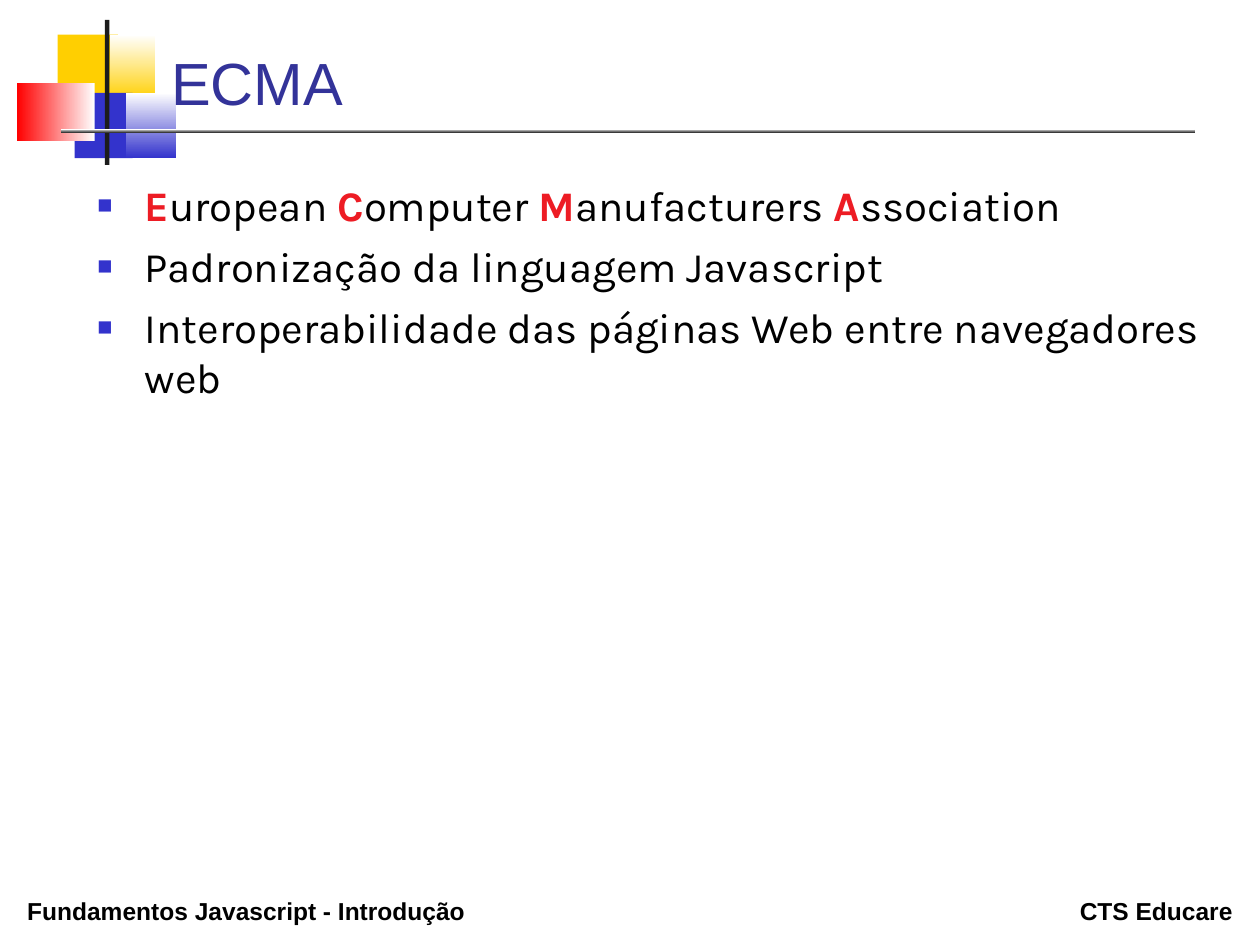
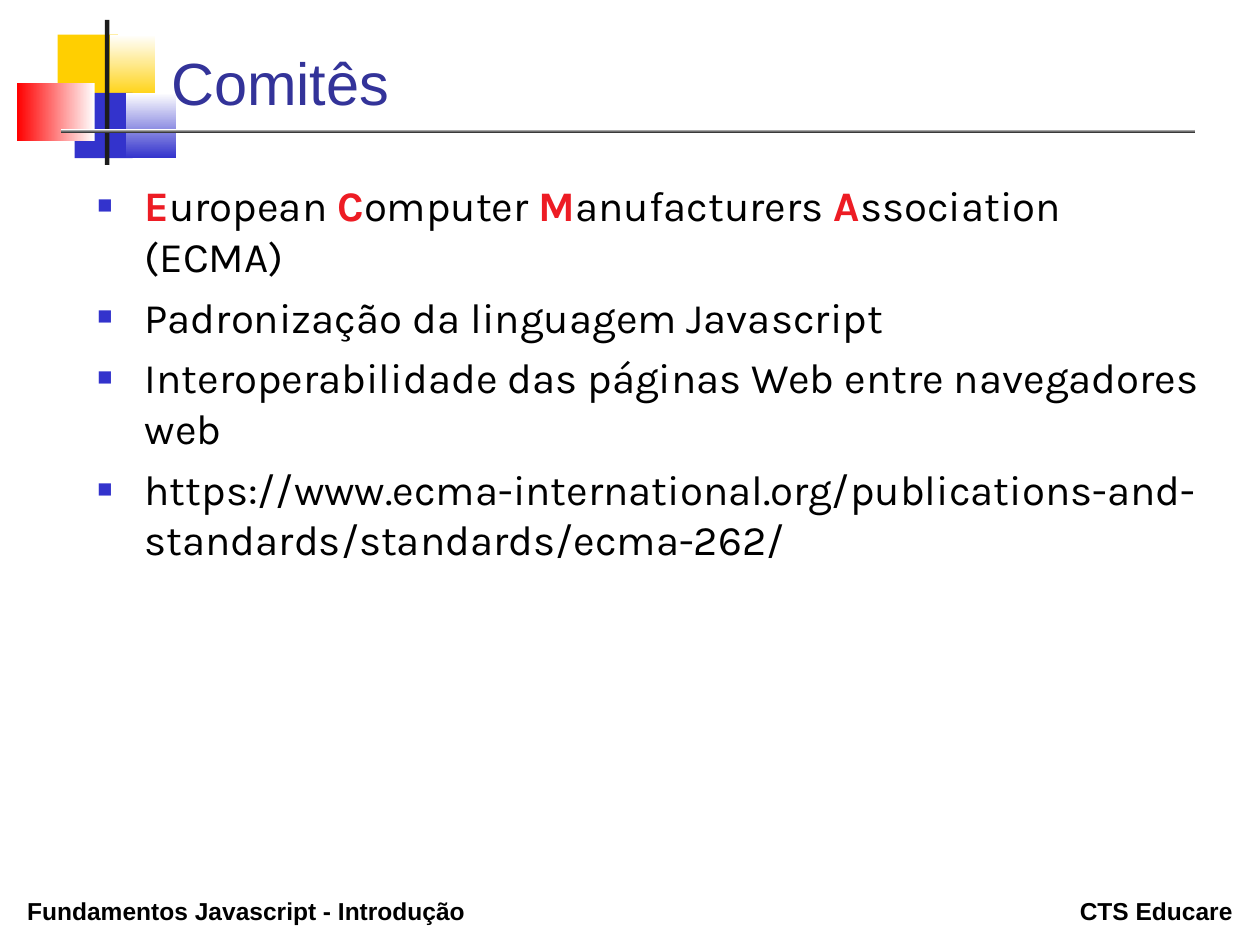
Before and after one commit to erosvitor/curso-javascript-fundamentos, a slide deck: slide 6 of topicos/01_introducao/Introducao.odp (slide 5 before the commit). Drawn at 1260x945 pixels with LibreOffice and Linux fonts; fonts in the diff are those of the drawing. Boxes give left, top, right and bottom in pixels: in the first picture for what was removed or moved away, otherwise in the second. Text is boxed around its words. In the diff, an @@ line names an element or a change of style, - is before the commit and + after.

```diff
--- a/topicos/01_introducao/Introducao.odp
+++ b/topicos/01_introducao/Introducao.odp
@@ title at (x1=171, y1=61, x2=389, y2=115): text changed @@
-ECMA
+Comitês
@@ text at (x1=145, y1=192, x2=1061, y2=277): text changed @@
-■ European Computer Manufacturers Association
+■ European Computer Manufacturers Association (ECMA)
@@ text at (x1=145, y1=474, x2=1196, y2=558): paragraph added @@
+■ https://www.ecma-international.org/publications-and-standards/standards/ecma-262/
```
Also in this commit, not shown: 4 other slides changed, 1 slide added, 12 other files.
